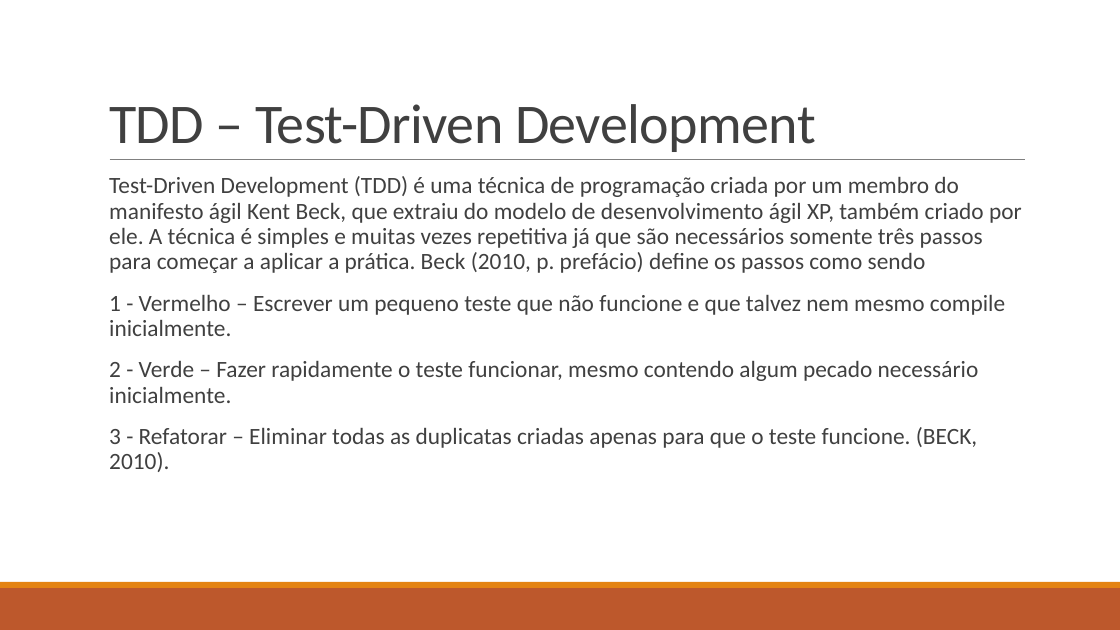
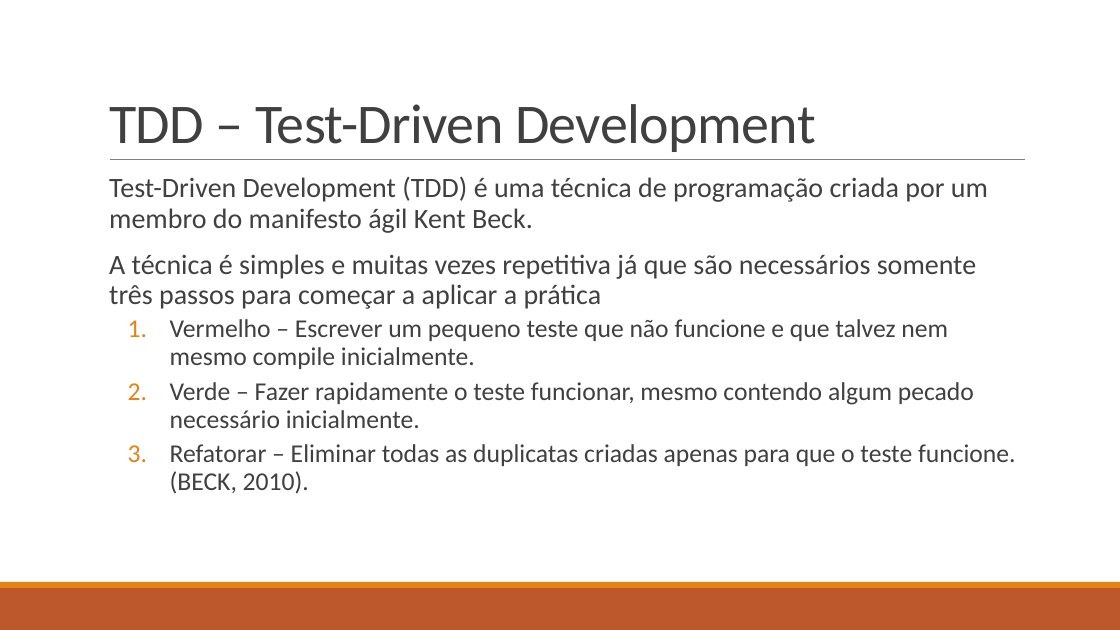
Before and after one commit to vtferrari/TCCGeradorEpub, a slide deck: slide 10 of doc/Test-Driven Development como alternativa de garantia de qualidade.pptx. Drawn at 1120x630 pixels with LibreOffice and Linux fonts; fonts in the diff are those of the drawing. Boxes give left, top, right and bottom in pixels: in the first picture for what was removed or moved away, otherwise in the second. Text is boxed around its words. In the diff, an @@ line names an element or a change of style, - is before the commit and + after.

```diff
--- a/doc/Test-Driven Development como alternativa de garantia de qualidade.pptx
+++ b/doc/Test-Driven Development como alternativa de garantia de qualidade.pptx
@@ text at (x1=109, y1=176, x2=1016, y2=494): text changed; size 20 to 22 pt @@
-  Test-Driven Development (TDD) é uma técnica de programação criada por um membro do manifesto ágil Kent Beck, que extraiu do modelo de desenvolvimento ágil XP, também criado por ele. A técnica é simples e muitas vezes repetitiva já que são necessários somente três passos para começar a aplicar a prática. Beck (2010, p. prefácio) define os passos como sendo
-  1 - Vermelho – Escrever um pequeno teste que não funcione e que talvez nem mesmo compile inicialmente.
-  2 - Verde – Fazer rapidamente o teste funcionar, mesmo contendo algum pecado necessário inicialmente.
-  3 - Refatorar – Eliminar todas as duplicatas criadas apenas para que o teste funcione. (BECK, 2010).
+  Test-Driven Development (TDD) é uma técnica de programação criada por um membro do manifesto ágil Kent Beck.
+  A técnica é simples e muitas vezes repetitiva já que são necessários somente três passos para começar a aplicar a prática
+  1. Vermelho – Escrever um pequeno teste que não funcione e que talvez nem mesmo compile inicialmente.
+  2. Verde – Fazer rapidamente o teste funcionar, mesmo contendo algum pecado necessário inicialmente.
+  3. Refatorar – Eliminar todas as duplicatas criadas apenas para que o teste funcione. (BECK, 2010).
```
Also in this commit, not shown: 10 other slides changed, 2 slides added, 1 slide removed.
